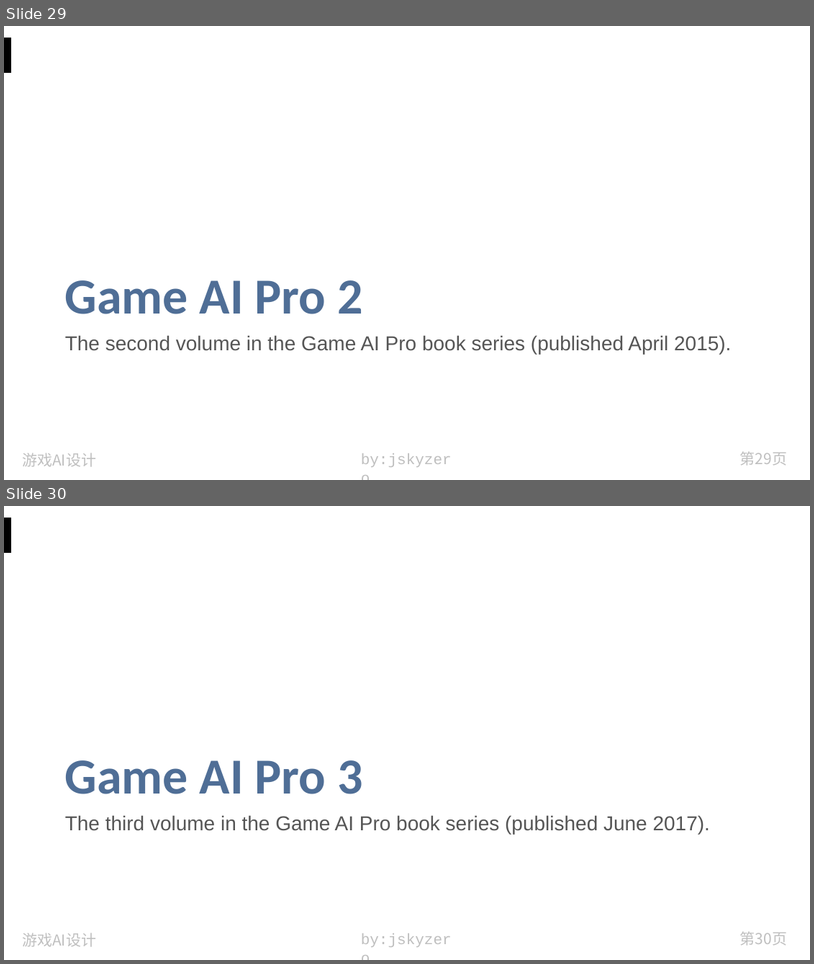
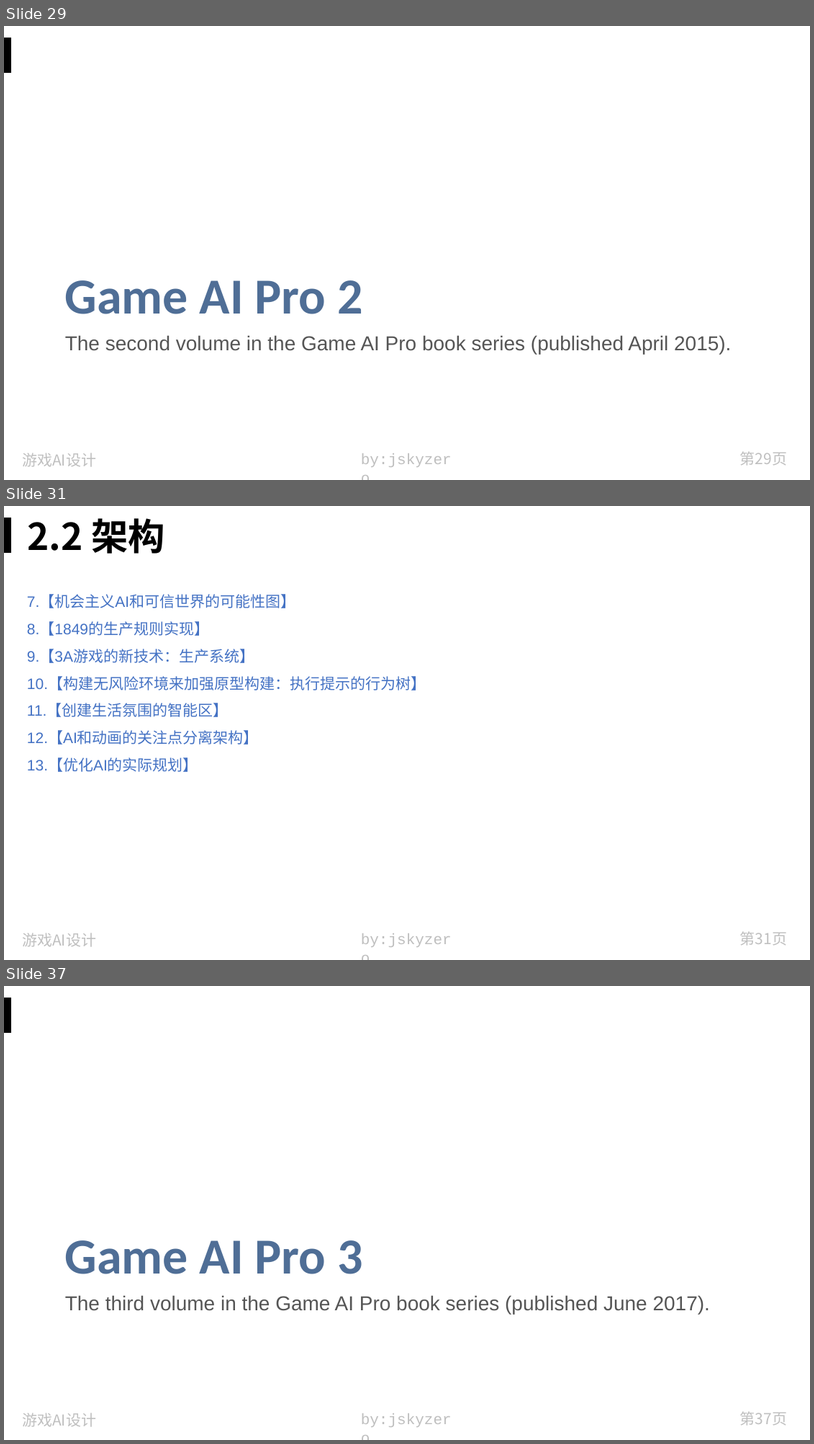
Before and after one commit to jskyzero/design.jskyzero.com, a slide deck: assets/img/skill/GameAIPro/Game AI Pro.pptx. Shown one above the other, each under a label of ours: slides 29 and 30 before the commit, slides 29, 31 and 37 after it; the slides between them are not shown. The pictures are 814x964 and 814x1444 pixels, drawn with LibreOffice and Linux fonts; fonts in the diff are those of the drawing. Boxes give left, top, right and bottom in pixels: in the first picture for what was removed or moved away, otherwise in the second. Text is boxed around its words. In the diff, an @@ line names an element or a change of style, - is before the commit and + after.

```diff
--- a/assets/img/skill/GameAIPro/Game AI Pro.pptx
+++ b/assets/img/skill/GameAIPro/Game AI Pro.pptx
@@ slide 31 added at <box>4,506,810,960</box>, background #FFFFFF; not listed: 4 template elements that a slide beside it also shows @@
@@ title added at <box>27,518,165,554</box>, 44 pt, text #000000, bold @@
+2.2 架构
@@ text added at <box>27,595,426,772</box>, 18 pt, text #4472C4 @@
+7.【机会主义AI和可信世界的可能性图】
+8.【1849的生产规则实现】
+9.【3A游戏的新技术：生产系统】
+10.【构建无风险环境来加强原型构建：执行提示的行为树】
+11.【创建生活氛围的智能区】
+12.【AI和动画的关注点分离架构】
+13.【优化AI的实际规划】
@@ what was slide 30 is now slide 37 @@
@@ page number at <box>741,1412,787,1425</box>: text changed @@
-第30页
+第37页
```
Also in this commit, not shown: 7 slides changed, 13 other slides added, 1 slide removed, 32 other files.
